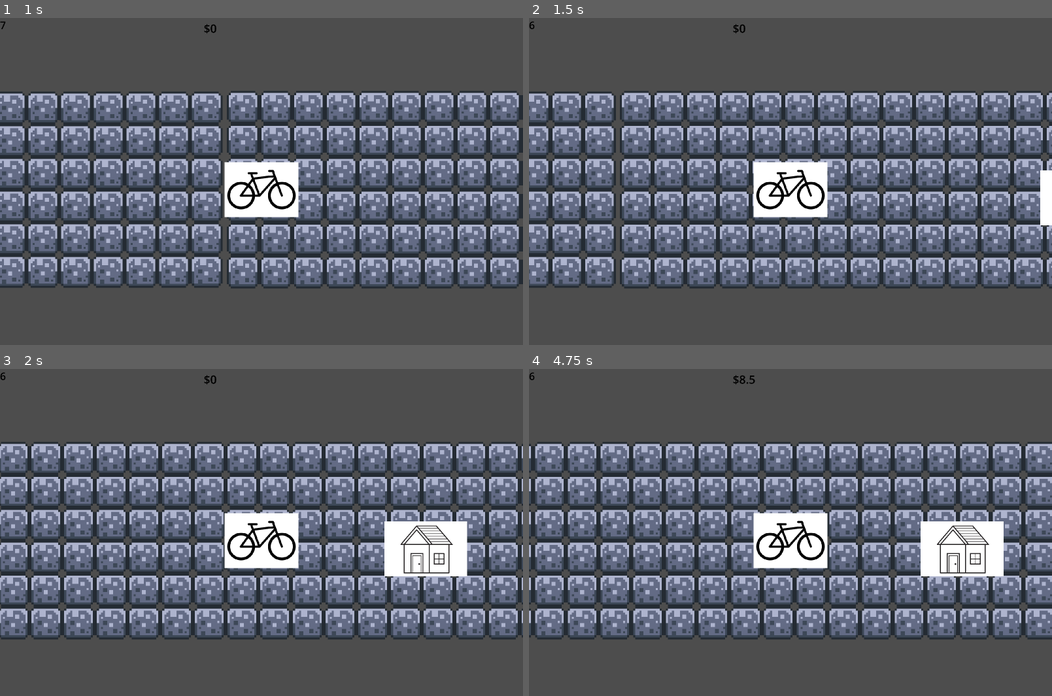
Above: before the commit, frames 1-4 (two rows, left to right).
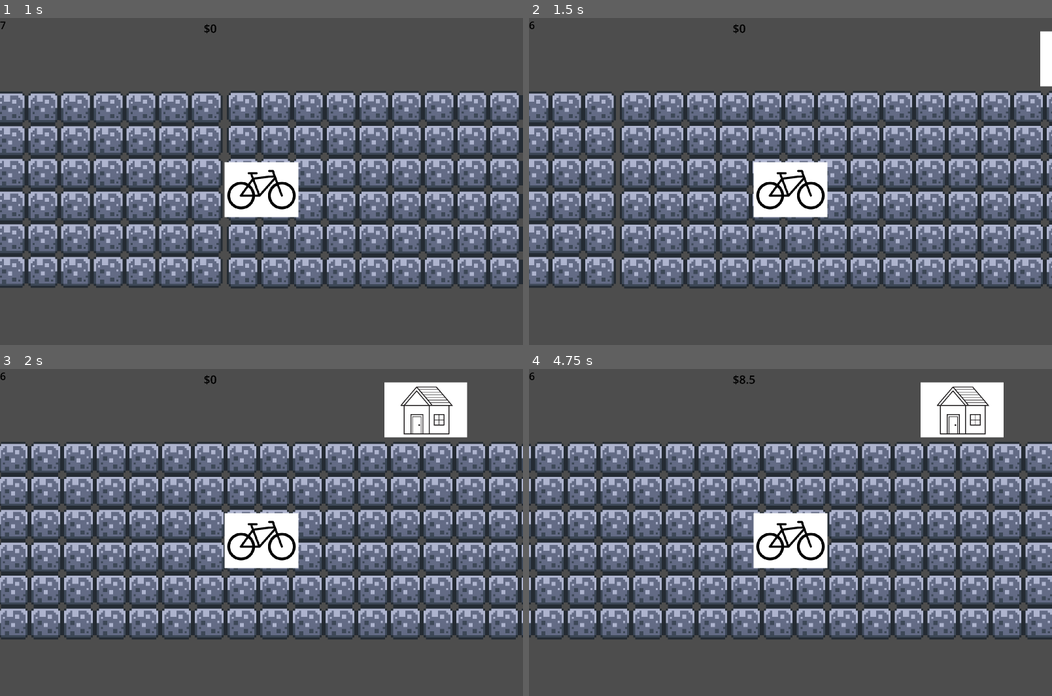
Above: after the commit, the same moments.

Repository: andreaTheCoder/brackeysgamejam
Game: Godot game, scene res://scenes/game.tscn
The game is run twice, just before and just after one commit, with the same random seed, the same clock (stepped at 60 frames per second) and the same inputs.
Inputs:
- Up to frame 1 (1 s): tap Enter at 0.5 s; hold Right (forward) from 0.53 s (still down); hold Shift (deliver) from 0.53 s (still down)
- Up to frame 2 (1.5 s): release Right (forward) at 1.28 s; release Shift (deliver) at 1.28 s; hold Left (backward) from 1.28 s (still down); tap Space (button) at 1.35 s
- Up to frame 3 (2 s): keep holding Left (backward); tap Shift (deliver) at 1.55 s
- Up to frame 4 (4.75 s): release Left (backward) at 2.03 s; hold Right (forward) 2.03-2.75 s; hold Shift (deliver) 2.03-2.75 s; click "Next delivery" at 2.75 s; tap R (reset) at 3.5 s; hold Right (forward) 3.53-4.28 s; tap Shift (deliver) at 3.6, 4.55 s; hold Left (backward) from 4.28 s (still down); hold Space (button) from 4.28 s (still down)

Frame 1 is identical in both runs. In frame 2, 0.8% of the frame differs, in the area x 97-100%, y 4-64%; in frame 3, 5.3%, in the area x 73-90%, y 4-64%; in frame 4, 5.3%.

Commit message:
Added visual polish to delivery

Diff:
--- a/scenes/game.tscn
+++ b/scenes/game.tscn
@@ -7,16 +7,17 @@
 
 [sub_resource type="WorldBoundaryShape2D" id="WorldBoundaryShape2D_lnu2h"]
 
-[node name="Game" type="Node2D"]
+[node name="game" type="Node2D"]
 
 [node name="UI elements" type="CanvasLayer" parent="."]
+unique_name_in_owner = true
 
 [node name="time label" type="Label" parent="UI elements"]
 offset_right = 40.0
 offset_bottom = 23.0
 theme_override_colors/font_color = Color(0, 0, 0, 1)
 theme_override_font_sizes/font_size = 50
-text = "Hello"
+text = "Timer Label"
 
 [node name="Timer" type="Timer" parent="UI elements/time label"]
 
@@ -28,6 +29,17 @@
 theme_override_colors/font_color = Color(0, 0, 0, 1)
 theme_override_font_sizes/font_size = 56
 text = "$"
+
+[node name="delivery label" type="Label" parent="UI elements"]
+visible = false
+top_level = true
+offset_left = 529.0
+offset_top = 1419.0
+offset_right = 726.0
+offset_bottom = 1442.0
+scale = Vector2(8, 8)
+text = "PRESS SHIFT TO DELIVER!!"
+metadata/_edit_group_ = true
 
 [node name="Bike" parent="." instance=ExtResource("1_uwrxv")]
 z_index = 3
@@ -76,7 +88,7 @@
 scale = Vector2(65.3594, 1)
 
 [node name="target_house" parent="." instance=ExtResource("4_lbhrr")]
-position = Vector2(115, 3)
+position = Vector2(115, -31)
 collision_layer = 1
 collision_mask = 2
 
--- a/scenes/target_house.tscn
+++ b/scenes/target_house.tscn
@@ -4,7 +4,7 @@
 [ext_resource type="Texture2D" uid="uid://b7s8lnjyghdgr" path="res://assets/house.jpg" id="2_ckt2h"]
 
 [sub_resource type="RectangleShape2D" id="RectangleShape2D_4hs0r"]
-size = Vector2(55, 19.125)
+size = Vector2(83, 1000)
 
 [node name="target_house" type="Area2D"]
 collision_layer = 2
@@ -16,6 +16,7 @@
 texture = ExtResource("2_ckt2h")
 
 [node name="CollisionShape2D" type="CollisionShape2D" parent="."]
+position = Vector2(9.5, -1)
 shape = SubResource("RectangleShape2D_4hs0r")
 
 [connection signal="body_entered" from="." to="." method="_on_body_entered"]
--- a/scripts/target_house.gd
+++ b/scripts/target_house.gd
@@ -1,13 +1,15 @@
 extends Area2D
 
 @onready var game_manager: Node = $"../Game Manager"
+@onready var house_sprite: Sprite2D = $House
+@onready var delivery_label = get_tree().get_root().get_node("game").get_node("%UI elements/delivery label")
 
 const BIKE = preload("res://scenes/bike.tscn")
+const GREEN_HOUSE_IMG = preload("res://assets/Green house.png")
+const HOUSE_IMG = preload("res://assets/house.jpg")
 var at_house = false
 var game_over_scene:PackedScene = load("res://scenes/end_screen.tscn")
 # Called when the node enters the scene tree for the first time.
-func _ready() -> void:
-	pass # Replace with function body.
 
 # Called every frame. 'delta' is the elapsed time since the previous frame.
 func _process(delta: float) -> void:
@@ -17,7 +19,10 @@
 
 func _on_body_entered(body: Node2D) -> void:
 	at_house = true
-
+	house_sprite.texture = GREEN_HOUSE_IMG
+	delivery_label.visible = true
 
 func _on_body_exited(body: Node2D) -> void:
 	at_house = false
+	house_sprite.texture = HOUSE_IMG
+	delivery_label.visible = false
Binary file added: assets/Green house.png
Not shown, added: assets/Green house.png.import
